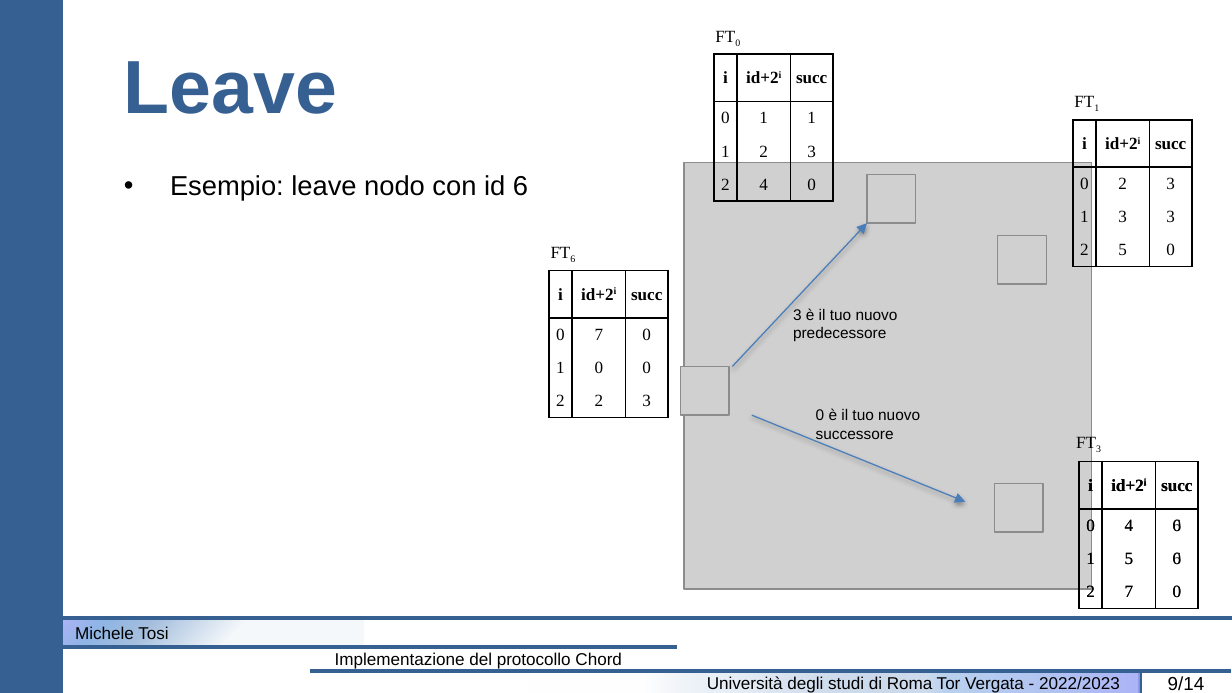
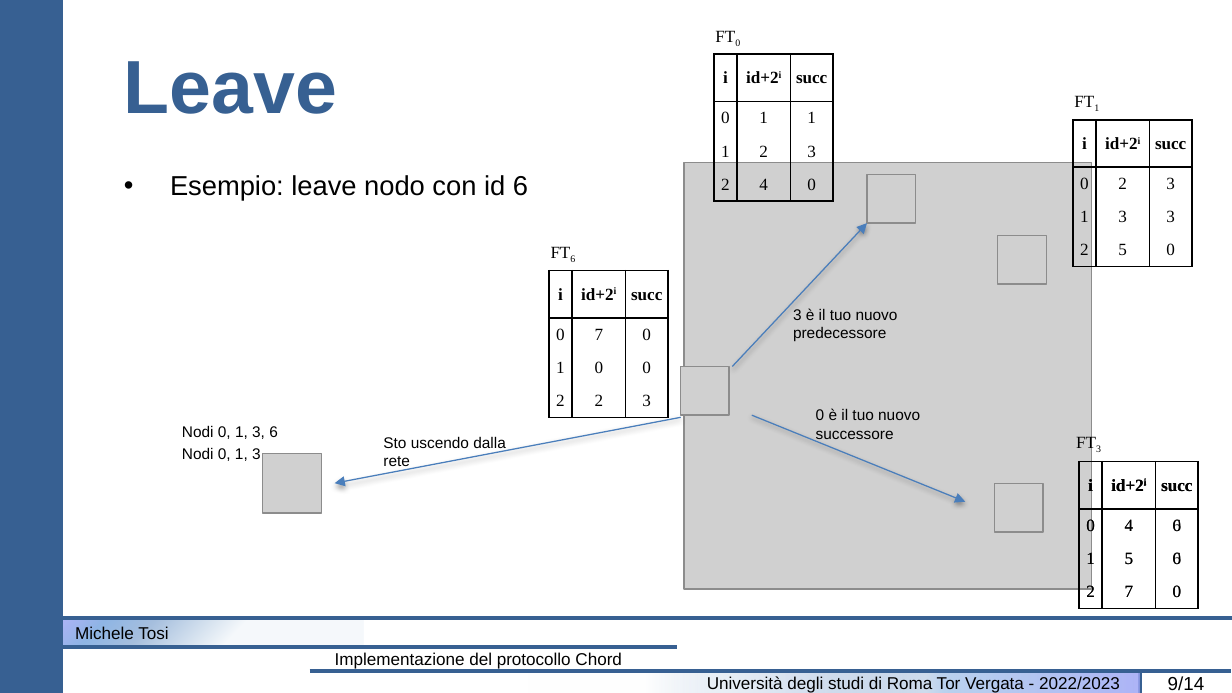
Before and after one commit to MicheleTosi/Chord_implementation, a slide deck: slide 9 of Documentazione/Presentazione/Slide_MicheleTosi_chord.pptx. Drawn at 1232x693 pixels with LibreOffice and Linux fonts; fonts in the diff are those of the drawing; grey boxes stand for pictures. Boxes give left, top, right and bottom in pixels: in the first picture for what was removed or moved away, otherwise in the second. Text is boxed around its words. In the diff, an @@ line names an element or a change of style, - is before the commit and + after.

```diff
--- a/Documentazione/Presentazione/Slide_MicheleTosi_chord.pptx
+++ b/Documentazione/Presentazione/Slide_MicheleTosi_chord.pptx
@@ arrow added from (681, 418) to (335, 483), #4B7EBC 0.75 pt @@
@@ text added at [182,425,278,439], 9 pt, text #000000 @@
+Nodi 0, 1, 3, 6
@@ text added at [182,447,261,461], 9 pt, text #000000 @@
+Nodi 0, 1, 3
@@ text added at [383,436,506,470], 9 pt, text #000000 @@
+Sto uscendo dalla rete
@@ picture added at [262,453,322,513] @@
```
Also in this commit, not shown: 1 other slide changed.
